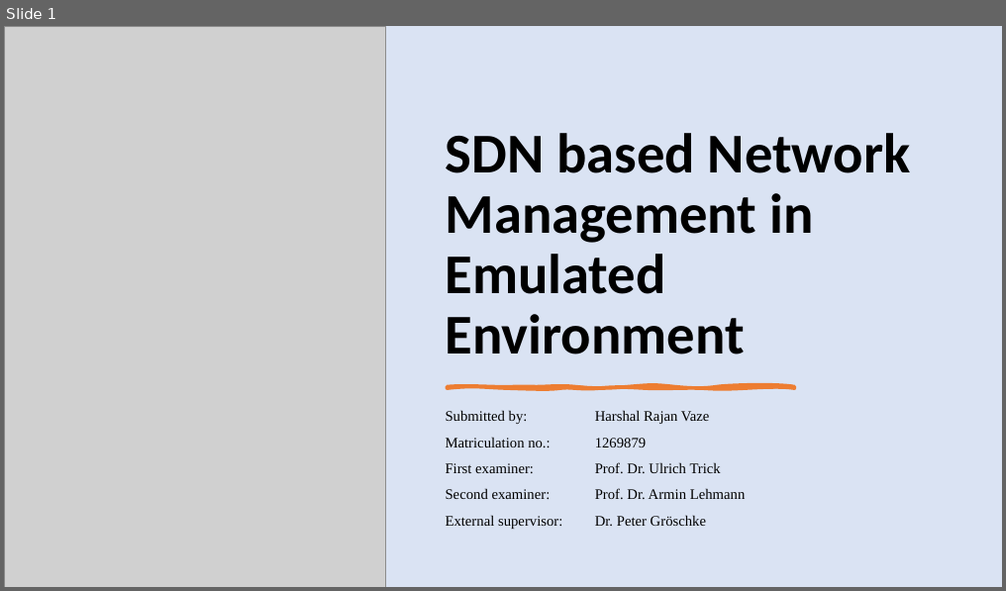
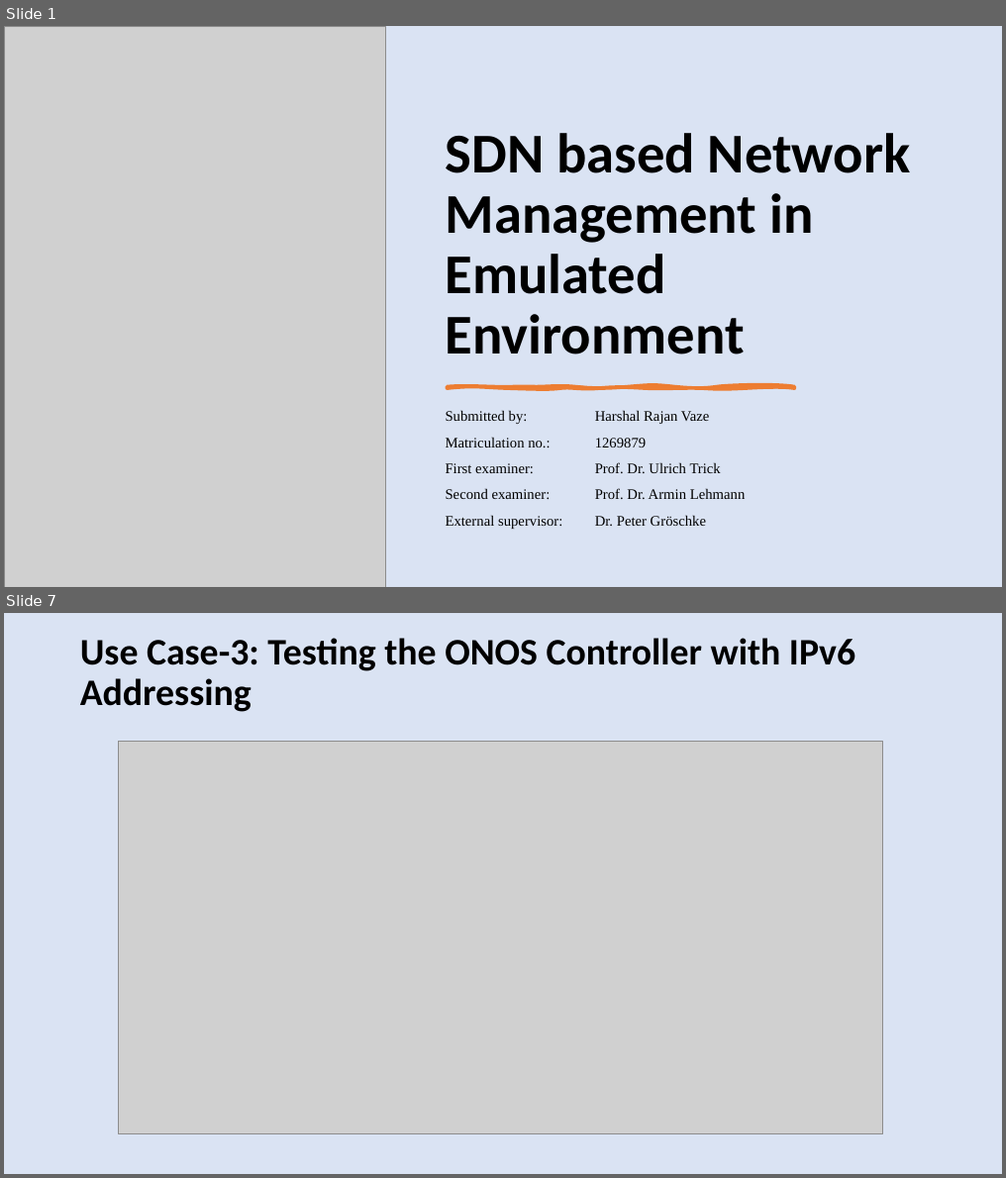
Before and after one commit to harshal-vaze/Software-Defined-Networking-with-ONOS, a slide deck: Thesis.pptx. Shown one above the other, each under a label of ours: slide 1 before the commit, slides 1 and 7 after it; the slides between them are not shown. The pictures are 1006x591 and 1006x1178 pixels, drawn with LibreOffice and Linux fonts; fonts in the diff are those of the drawing; grey boxes stand for pictures. Boxes give left, top, right and bottom in pixels: in the first picture for what was removed or moved away, otherwise in the second. Text is boxed around its words. In the diff, an @@ line names an element or a change of style, - is before the commit and + after.

```diff
--- a/Thesis.pptx
+++ b/Thesis.pptx
@@ slide 7 added at [4,613,1002,1174], background #DAE3F3 @@
@@ text added at [80,638,855,712], 36 pt, text #000000, bold @@
+Use Case-3: Testing the ONOS Controller with IPv6 Addressing
@@ picture added at [119,741,883,1135] @@
```
Also in this commit, not shown: 20 slides changed, 2 other slides added, 1 slide removed, 9 other files.
